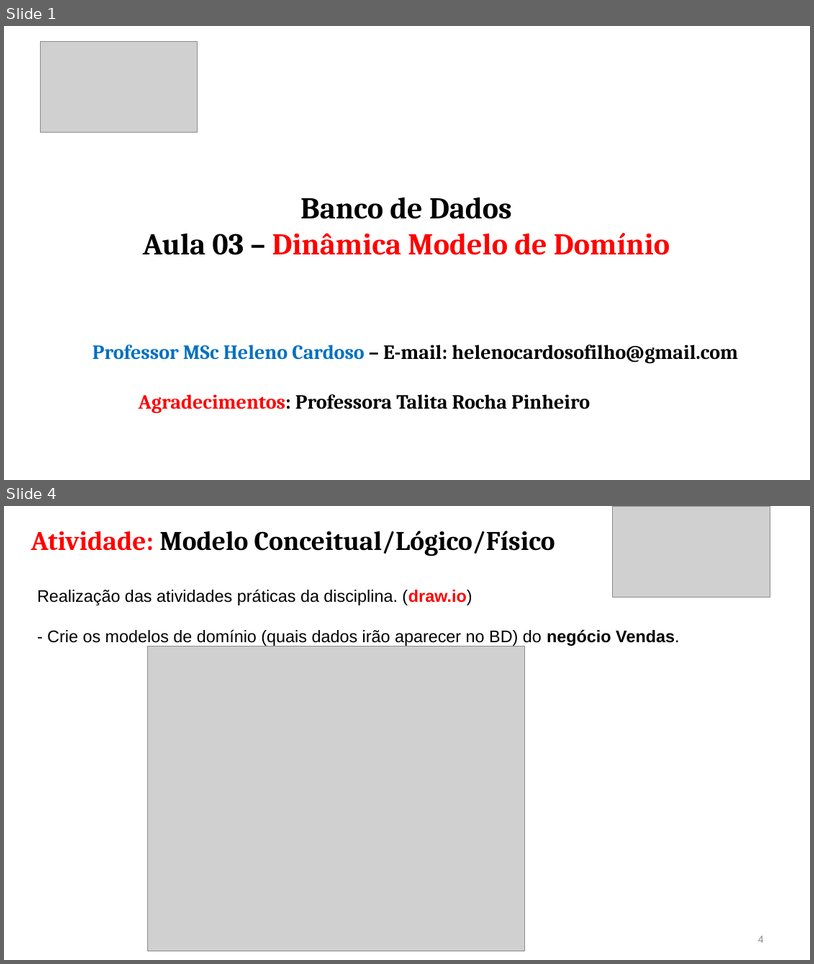
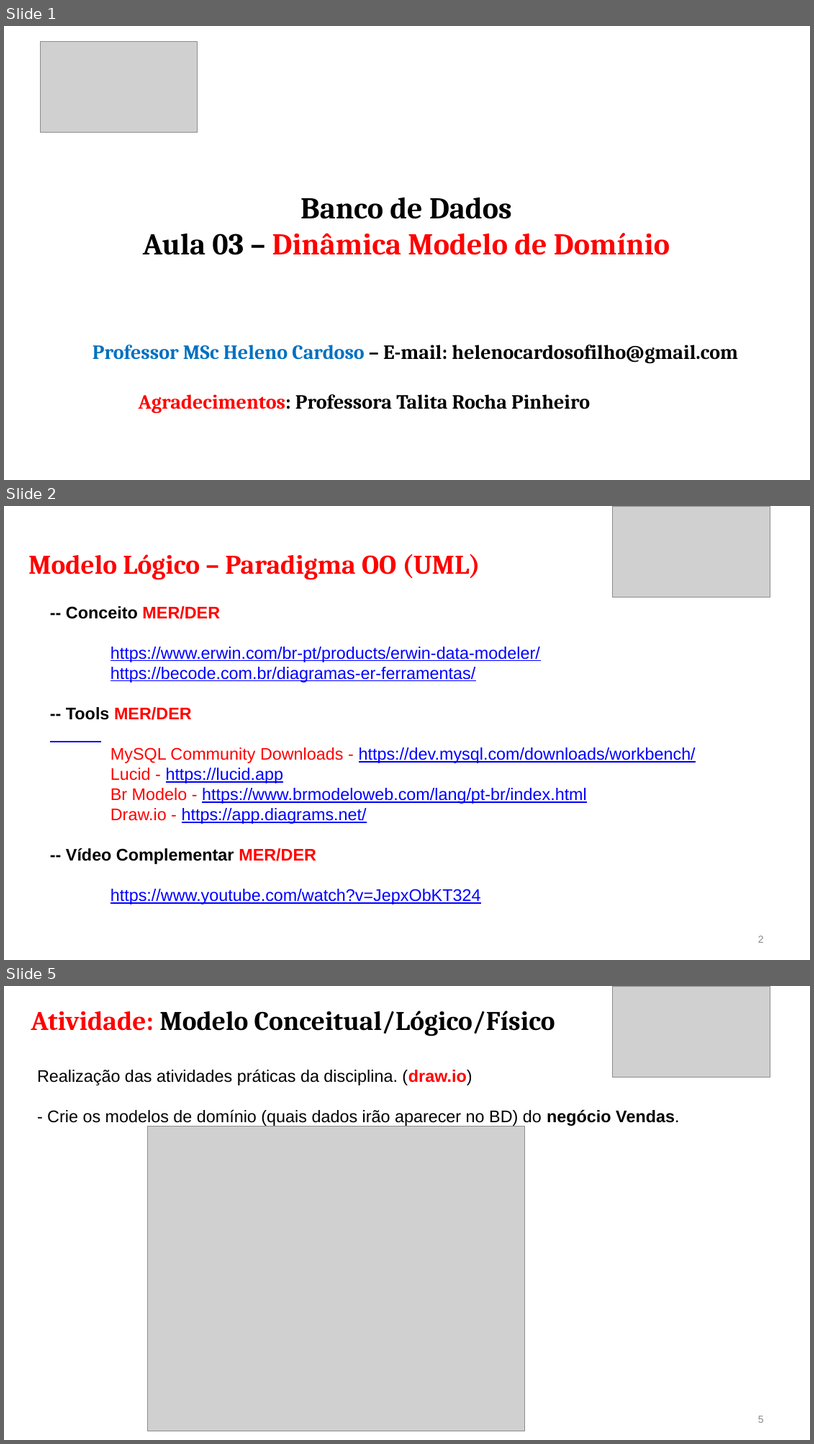
Before and after one commit to CloudEducationBrazil/WydenBancoDados, a slide deck: 01 Classes/Aula03- BD Dinâmica Modelo de Domínio.pptx. Shown one above the other, each under a label of ours: slides 1 and 4 before the commit, slides 1, 2 and 5 after it; the slides between them are not shown. The pictures are 814x964 and 814x1444 pixels, drawn with LibreOffice and Linux fonts; fonts in the diff are those of the drawing; grey boxes stand for pictures. Boxes give left, top, right and bottom in pixels: in the first picture for what was removed or moved away, otherwise in the second. Text is boxed around its words. In the diff, an @@ line names an element or a change of style, - is before the commit and + after.

```diff
--- a/01 Classes/Aula03- BD Dinâmica Modelo de Domínio.pptx
+++ b/01 Classes/Aula03- BD Dinâmica Modelo de Domínio.pptx
@@ slide 2 added at [4,506,810,960], background #FFFFFF @@
@@ picture added at [613,506,771,597] @@
@@ text added at [28,554,481,580], 32 pt, text #FF0000, bold @@
+Modelo Lógico – Paradigma OO (UML)
@@ text added at [66,606,696,904], 20 pt, text #0000FF, underline @@
+-- Conceito MER/DER
+https://www.erwin.com/br-pt/products/erwin-data-modeler/
+https://becode.com.br/diagramas-er-ferramentas/
+-- Tools MER/DER
+MySQL Community Downloads - https://dev.mysql.com/downloads/workbench/
+Lucid - https://lucid.app
+Br Modelo - https://www.brmodeloweb.com/lang/pt-br/index.html
+Draw.io - https://app.diagrams.net/
+-- Vídeo Complementar MER/DER
+https://www.youtube.com/watch?v=JepxObKT324
@@ page number added at [759,935,764,942], 12 pt, text #888888 @@
+2
@@ what was slide 4 is now slide 5 @@
@@ page number at [759,1415,764,1422]: text changed @@
-4
+5
```
Also in this commit, not shown: 6 slides changed, 1 other file.
